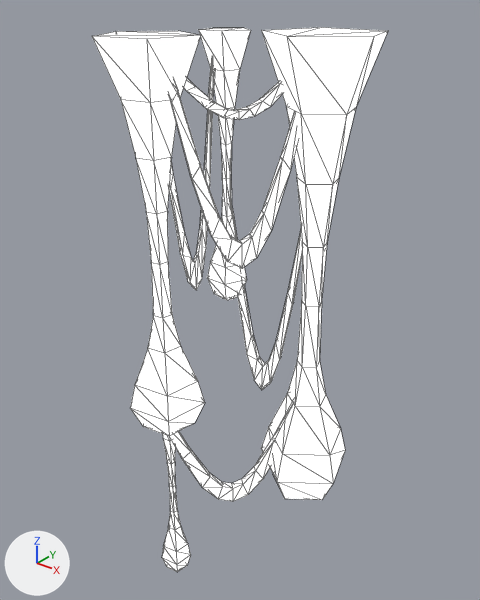
The glTF model decorations/janthiri_bee/honey_drips/honey_drips.glb, before and after one commit.
Camera for both pictures: a camera (50 mm lens) standing at (2.8, -3.52, 0.36) and looking at (-0.04, 0.03, -1.85). Arrows for +X, +Y and +Z are at lower left; the lights stay in place. Mesh edges are drawn as thin lines.
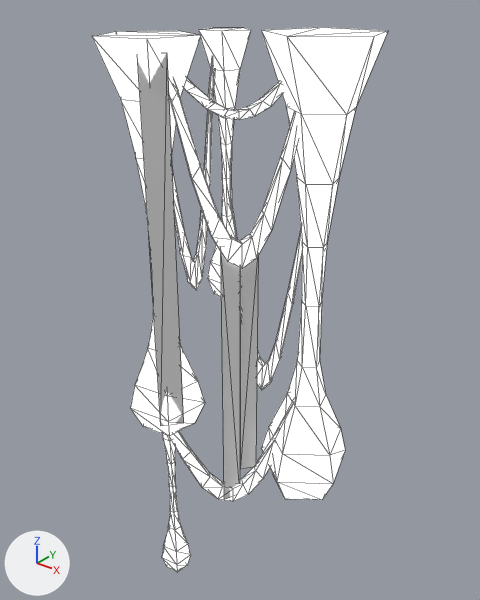
Where the change shows, as pixel boxes [x1, y1, x2, y2] in the pictures (480 x 600 px):
'Plane.008', added
    after: [138, 53, 184, 426]
'Plane.007', added
    after: [221, 252, 240, 500]
'Plane.006', added
    after: [241, 255, 259, 469]

What changed in the scene script:
```text
Add mat_mat_honey_strand:
    mat_mat_honey_strand = principled_material('mat_honey_strand')
    mat_mat_honey_strand.base_color = (0.8, 0.8, 0.8)  # white #e7e7e7
Add me_plane_002:
    me_plane_002.from_pydata([(-0.07, -2.0, 0.0), (0.07, -2.0, 0.0), (0.07, 0.0, 0.0), (-0.07, 0.0, 0.0)], [], [(0, 1, 2), (0, 2, 3)])
    me_plane_002.materials.append(mat_mat_honey_strand)  # white #e7e7e7
Add ob_plane_008:
    ob_plane_008 = bpy.data.objects.new('Plane.008', me_plane_002)
    ob_plane_008.location = (-0.139, -0.654, -0.037)
    ob_plane_008.rotation_euler = (1.571, 0.0, 0.918)  # degrees (90, 0, 53)
    ob_plane_008.scale = (1.31, 1.31, 1.31)
Add ob_plane_007:
    ob_plane_007 = bpy.data.objects.new('Plane.007', me_plane_002)
    ob_plane_007.location = (0.03, -0.163, -1.322)
    ob_plane_007.rotation_euler = (1.571, 0.0, -1.976)  # degrees (90, 0, -113)
    ob_plane_007.scale = (1.14, 1.14, 1.14)
Add ob_plane_006:
    ob_plane_006 = bpy.data.objects.new('Plane.006', me_plane_002)
    ob_plane_006.location = (0.11, -0.045, -1.322)
    ob_plane_006.rotation_euler = (1.571, 0.0, 0.918)  # degrees (90, 0, 53)
```
